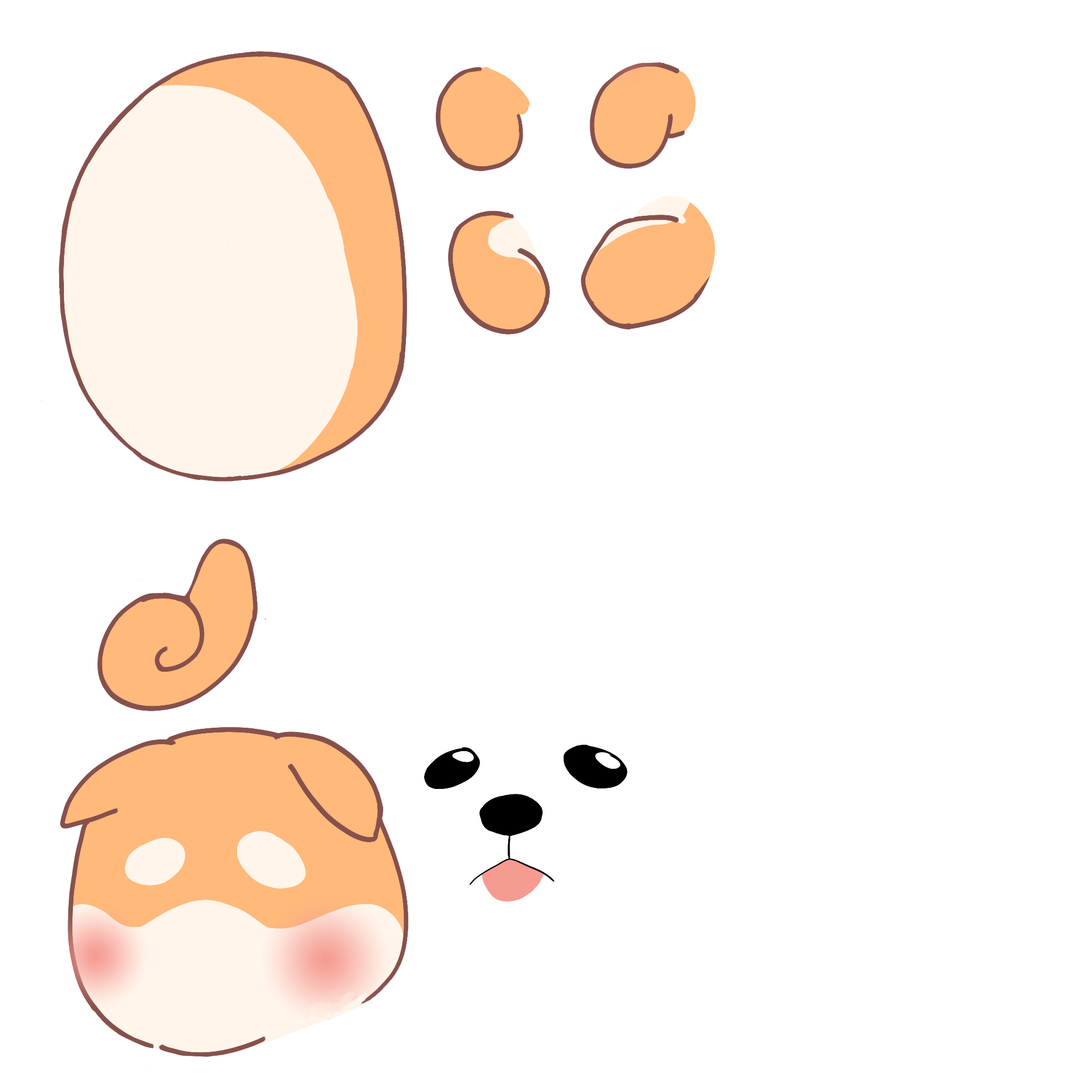
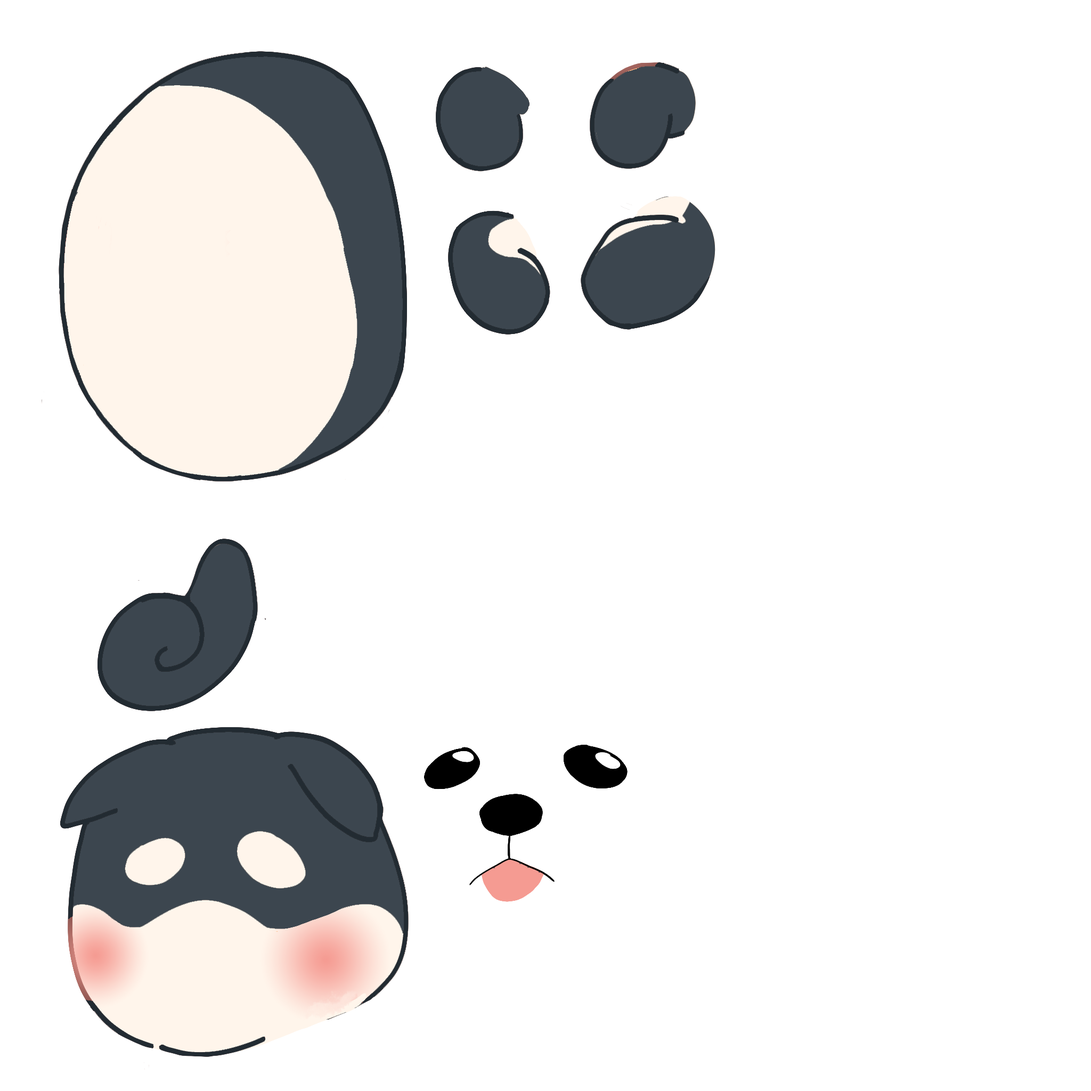
Layer changes from the first 1091×1091 image to the second:
renamed "side copy" to "Group 1 copy", showed it, painted on it over [41, 51, 716, 1071]
added group "Group 1" with 8 layers above "body" over [41, 51, 716, 1071]
moved "Layer 3" into group "Group 1" over [424, 745, 628, 903]
moved "head" into group "Group 1" over [59, 727, 409, 1071]
moved "lef rfont right" into group "Group 1" over [435, 66, 530, 172]
moved "leg front left" into group "Group 1" over [589, 61, 697, 169]
moved "leg back right" into group "Group 1" over [448, 210, 551, 335]
moved "leg back left" into group "Group 1" over [580, 196, 716, 330]
moved "tail" into group "Group 1" over [97, 538, 267, 712]
moved "body" (1st of 2, in "Group 1") into group "Group 1" over [41, 51, 408, 483]
